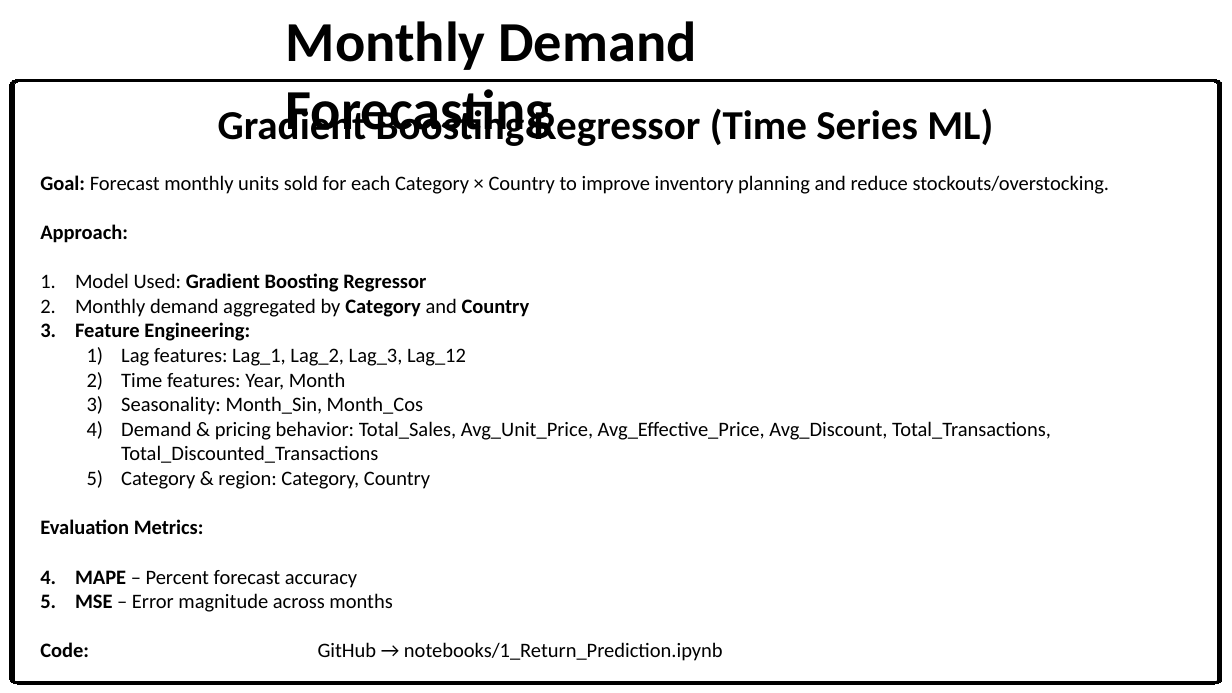
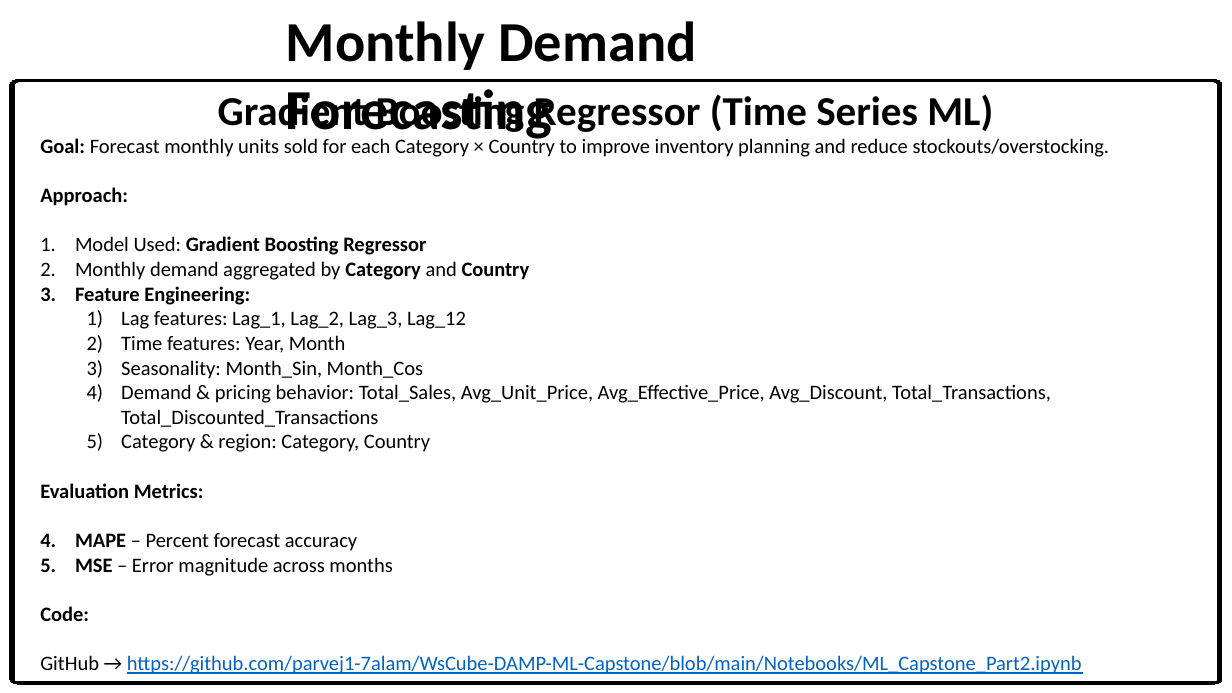
Before and after one commit to parvej1-7alam/WsCube-DAMP-ML-Capstone, a slide deck: slide 39 of Presentation/Capstone_PPT.pptx. Drawn at 1232x693 pixels with LibreOffice and Linux fonts; fonts in the diff are those of the drawing. Boxes give left, top, right and bottom in pixels: in the first picture for what was removed or moved away, otherwise in the second. Text is boxed around its words. In the diff, an @@ line names an element or a change of style, - is before the commit and + after.

Commit message:
Updated Presentation  PPT

```diff
--- a/Presentation/Capstone_PPT.pptx
+++ b/Presentation/Capstone_PPT.pptx
@@ text "Gradient Boosting Regressor (Time Series ..." moved from (x1=218, y1=105, x2=993, y2=149) to (x1=218, y1=91, x2=993, y2=135) @@
@@ text "Goal: Forecast monthly units sold ..." moved from (x1=40, y1=175, x2=1110, y2=661) to (x1=40, y1=136, x2=1110, y2=674) @@
@@ text at (x1=40, y1=606, x2=1082, y2=674): text changed; text colour #000000 to #0563C1 @@
-Code: GitHub → notebooks/1_Return_Prediction.ipynb
+Code:
+GitHub → https://github.com/parvej1-7alam/WsCube-DAMP-ML-Capstone/blob/main/Notebooks/ML_Capstone_Part2.ipynb
```
Also in this commit, not shown: 1 other slide changed.
